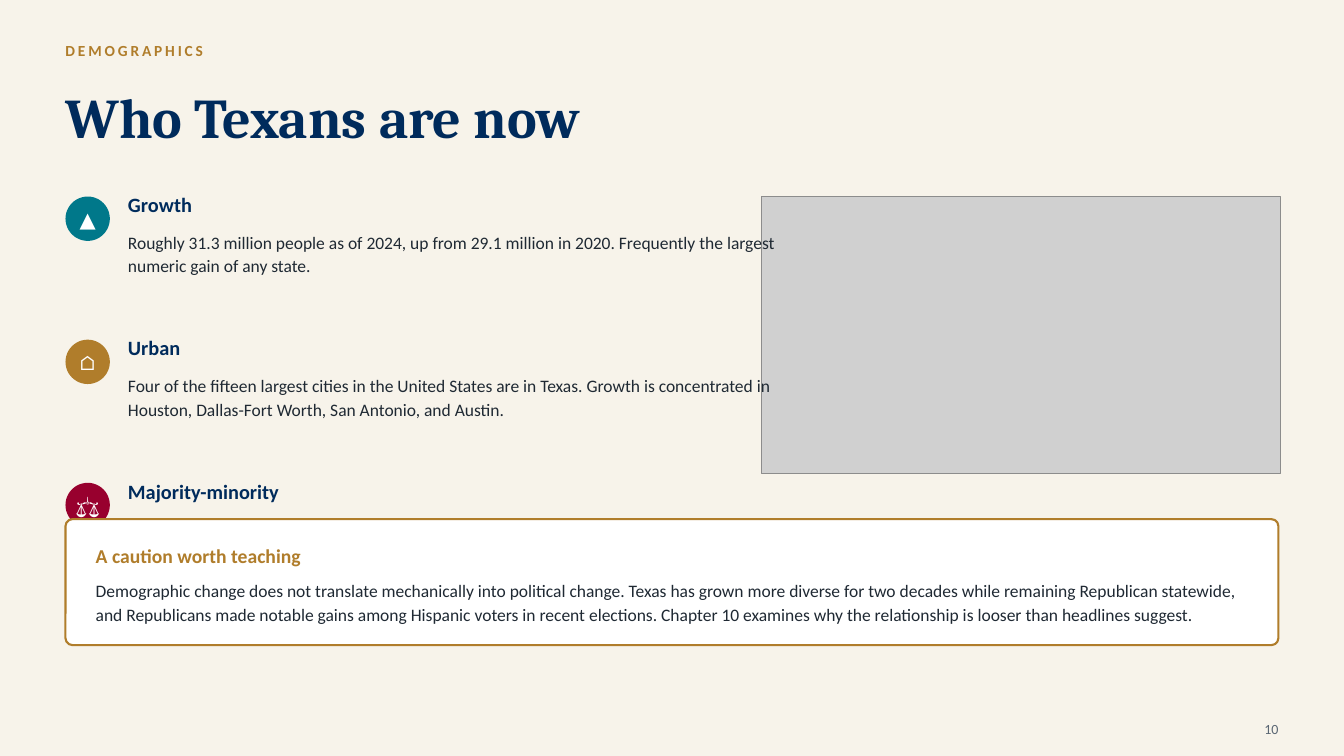
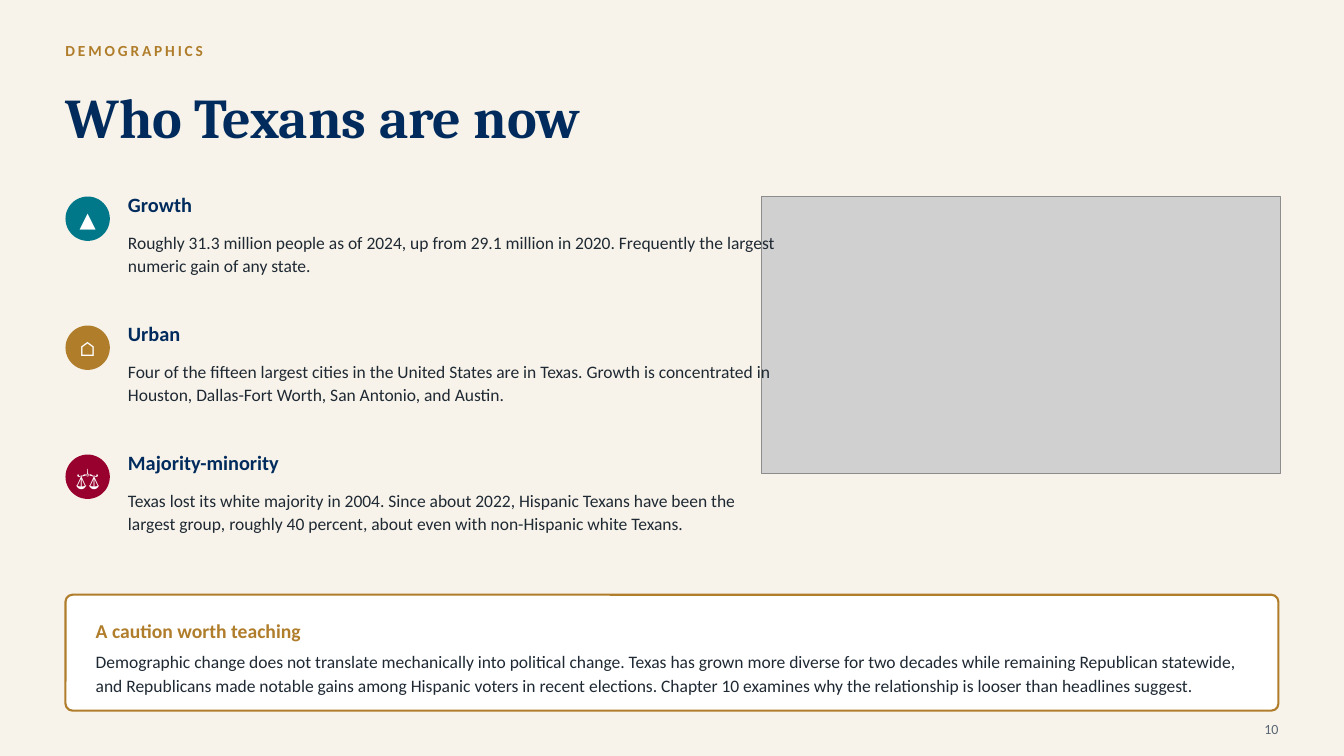
Before and after one commit to ProfessorJaredAlanStewart/texas-govt-modules, a slide deck: slide 11 of slides/Chapter 01 - Introduction to Texas (Lecture Deck).pptx. Drawn at 1344x756 pixels with LibreOffice and Linux fonts; fonts in the diff are those of the drawing; grey boxes stand for pictures. Boxes give left, top, right and bottom in pixels: in the first picture for what was removed or moved away, otherwise in the second. Text is boxed around its words. In the diff, an @@ line names an element or a change of style, - is before the commit and + after.

```diff
--- a/slides/Chapter 01 - Introduction to Texas (Lecture Deck).pptx
+++ b/slides/Chapter 01 - Introduction to Texas (Lecture Deck).pptx
@@ 3 texts, 1 ellipse: place and size @@
-3 texts, 1 ellipse at [66, 340, 770, 418]
+3 texts, 1 ellipse at [66, 326, 770, 403]
@@ 3 texts, 1 ellipse: place and size @@
-3 texts, 1 ellipse at [66, 483, 735, 564]
+3 texts, 1 ellipse at [66, 455, 735, 533]
@@ rounded rectangle: place and size @@
-rounded rectangle at [66, 519, 1278, 645]
+rounded rectangle at [66, 595, 1278, 711]
@@ rounded rectangle at [66, 595, 1278, 711]: proportions changed @@
@@ text "A caution worth teaching": place and size @@
-text "A caution worth teaching" at [96, 549, 301, 567]
+text "A caution worth teaching" at [96, 624, 301, 642]
@@ text "Demographic change does not translate ...": place and size @@
-text "Demographic change does not translate ..." at [96, 585, 1235, 624]
+text "Demographic change does not translate ..." at [96, 656, 1235, 695]
```
Also in this commit, not shown: 3 other slides changed, 20 other files.
